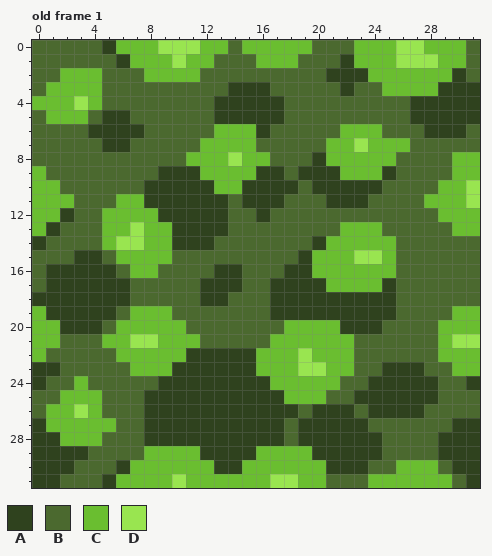
Edited in one commit: pixel-art file (Assets/Art/Textures/Ground_Grass.aseprite). Above, as it was before the edit.
32x32 pixels, 1 frame. Shown: old frame 1. The commit also changed other frames, which this record leaves out.
Palette (. is transparent): A #2f421e  B #4b692f  C #6abe30  D #99e550
Pixels before, old frame 1, first column x 0:
 0 BBBBBACCCDDDCCBCCCCCBBBCCCDDCCCB
 1 BBBBBBACCCDCCBBBCCCBBBACCCDDDCCB
 2 BBCCCBBBCCCCBBBBBBBBBAAACCCCCCAB
 3 BCCCCBBBBBBBBBAAABBBBBABBCCCCAAA
 4 CCCDCBBBBBBBBAAAAABBBBBBBBBAAAAA
 5 BCCCBAABBBBBBAAAAABBBBBBBBBAAAAA
 6 BBBBAAAABBBBBCCCABBBBBCCCBBBAAAB
 7 BBBBBAABBBBBCCCCBBBBBCCDCCCBBBBB
 8 BBBBBBBBBBBCCCDCCBBBACCCCCBBBBCC
 9 CBBBBBBBBAAACCCCAABAAACCCABBBBCC
10 CCBBBBBBAAAAACCAAAABAAAAABBBBCCD
11 CCCBBBCCAAAAAABAAABBBAAABBBBCCCD
12 CCABBCCCCAAAAABBABBBBBBBBBBBBCCC
13 CABBBCCDCCAAAABBBBBBBBCCCBBBBBCC
14 ABBBBCDDCCAAABBBBBBBACCCCCBBBBBB
15 BBBAABCCCCBBBBBBBBBACCCDDCBBBBBB
16 BAAAAABCCBBBBAABBBAACCCCCCBBBBBB
17 BAAAAAABBBBBAAABBAAAACCCCABBBBBB
18 AAAAAAABBBBBAABBBAAAAAAAAABBBBBB
19 CAAAAABCCCBBBBBBBAAAAAAAAABBBBCC
20 CCAAABCCCCCBBBBBBBCCCCAAABBBBCCC
21 CCBBBCCDDCCCBBBBBCCCCCCBBBBBBCDD
22 CBBBBBCCCCCAAAAACCCDCCCBBBBBBCCC
23 AABBBBBCCCAAAAAACCCDDCCBBAAABBCC
24 ABBCBBBBBAAAAAAAACCCCCBBAAAAABBA
25 BBCCCBBBAAAAAAAAAACCCBBAAAAAABBB
26 BCCDCBBBAAAAAAAAAAABAAABAAAABBBB
27 ACCCCCBBAAAAAAAAAABAAAAABBBBBBAA
28 AACCCBBBAAAAAAAAAABAAAAAABBBBAAA
29 AAAABBBBCCCCAAAACCCCAAAAABBBBAAA
30 AAABBBACCCCCCAACCCCCCAAABBCCCBAA
31 AABBBACCCCDCCCCCCDDCCBBBCCCCCCBA
After:
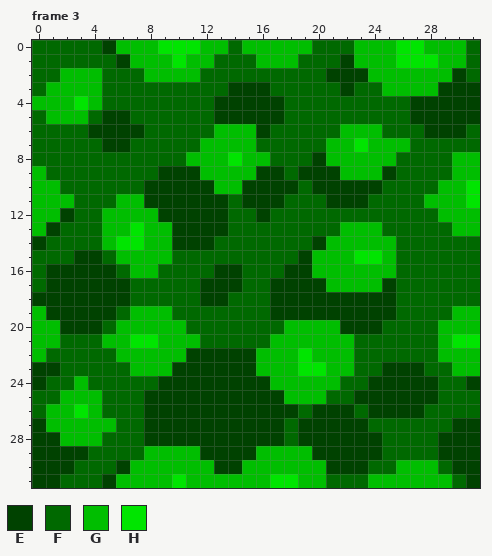
Colours new in this view: E #004200  F #006900  G #00be00  H #00e500
A new or re-ordered frame is compared with the old frame closest to it.
Diff:
frames 1 -> 3
Changed rows in their new state; - is an unchanged pixel.
Frame 3 is new; against old frame 1:
first column x 0:
 0 FFFFFEGGGHHHGGFGGGGGFFFGGGHHGGGF
 1 FFFFFFEGGGHGGFFFGGGFFFEGGGHHHGGF
 2 FFGGGFFFGGGGFFFFFFFFFEEEGGGGGGEF
 3 FGGGGFFFFFFFFFEEEFFFFFEFFGGGGEEE
 4 GGGHGFFFFFFFFEEEEEFFFFFFFFFEEEEE
 5 FGGGFEEFFFFFFEEEEEFFFFFFFFFEEEEE
 6 FFFFEEEEFFFFFGGGEFFFFFGGGFFFEEEF
 7 FFFFFEEFFFFFGGGGFFFFFGGHGGGFFFFF
 8 FFFFFFFFFFFGGGHGGFFFEGGGGGFFFFGG
 9 GFFFFFFFFEEEGGGGEEFEEEGGGEFFFFGG
10 GGFFFFFFEEEEEGGEEEEFEEEEEFFFFGGH
11 GGGFFFGGEEEEEEFEEEFFFEEEFFFFGGGH
12 GGEFFGGGGEEEEEFFEFFFFFFFFFFFFGGG
13 GEFFFGGHGGEEEEFFFFFFFFGGGFFFFFGG
14 EFFFFGHHGGEEEFFFFFFFEGGGGGFFFFFF
15 FFFEEFGGGGFFFFFFFFFEGGGHHGFFFFFF
16 FEEEEEFGGFFFFEEFFFEEGGGGGGFFFFFF
17 FEEEEEEFFFFFEEEFFEEEEGGGGEFFFFFF
18 EEEEEEEFFFFFEEFFFEEEEEEEEEFFFFFF
19 GEEEEEFGGGFFFFFFFEEEEEEEEEFFFFGG
20 GGEEEFGGGGGFFFFFFFGGGGEEEFFFFGGG
21 GGFFFGGHHGGGFFFFFGGGGGGFFFFFFGHH
22 GFFFFFGGGGGEEEEEGGGHGGGFFFFFFGGG
23 EEFFFFFGGGEEEEEEGGGHHGGFFEEEFFGG
24 EFFGFFFFFEEEEEEEEGGGGGFFEEEEEFFE
25 FFGGGFFFEEEEEEEEEEGGGFFEEEEEEFFF
26 FGGHGFFFEEEEEEEEEEEFEEEFEEEEFFFF
27 EGGGGGFFEEEEEEEEEEFEEEEEFFFFFFEE
28 EEGGGFFFEEEEEEEEEEFEEEEEEFFFFEEE
29 EEEEFFFFGGGGEEEEGGGGEEEEEFFFFEEE
30 EEEFFFEGGGGGGEEGGGGGGEEEFFGGGFEE
31 EEFFFEGGGGHGGGGGGHHGGFFFGGGGGGFE
Pixel boxes of the changes (left, top, right, bottom) in both pictures:
changed: (32, 40, 480, 488)
